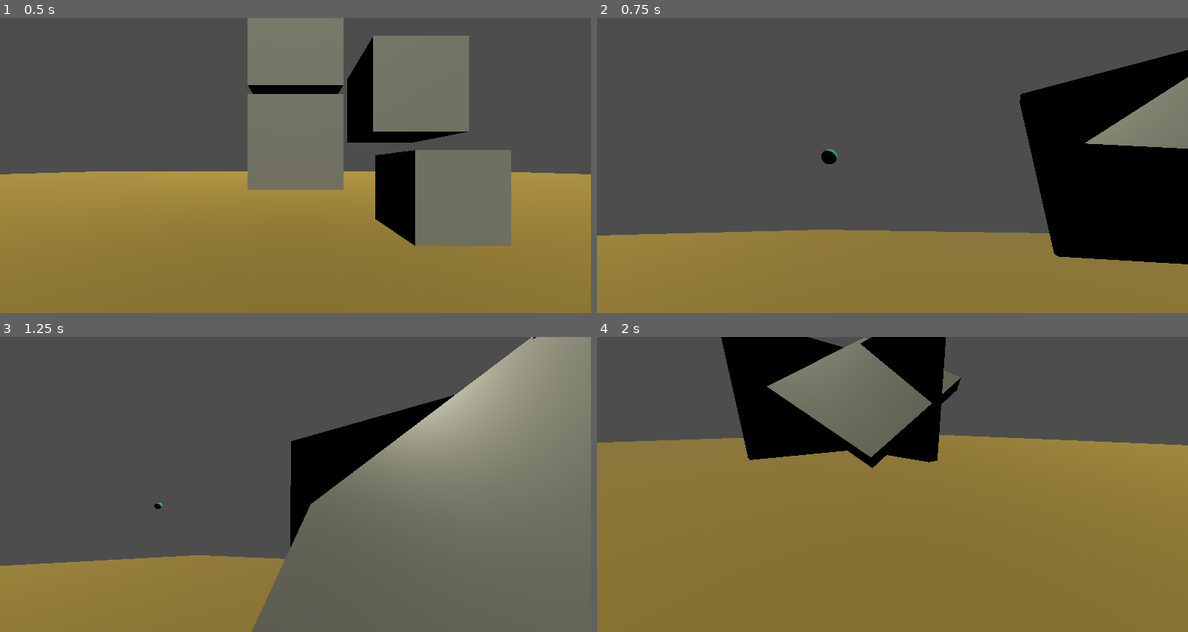
Above: before the commit, frames 1-4 (two rows, left to right).
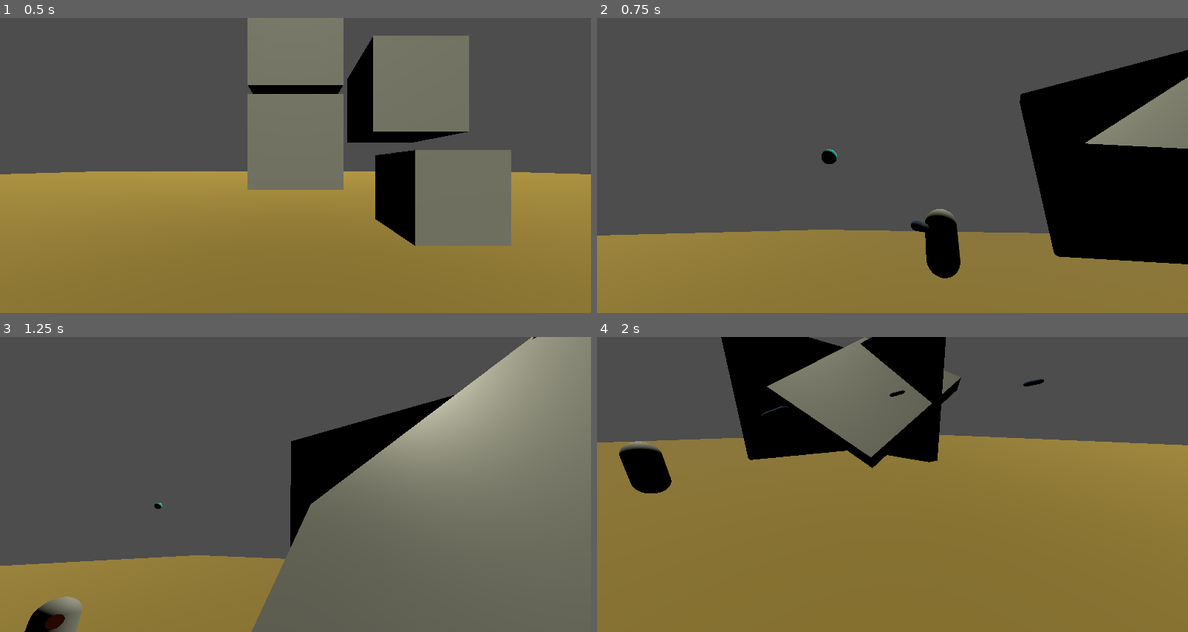
Above: after the commit, the same moments.

Repository: extract/over-fort-2
Game: Godot game, scene res://scenes/maps/local_test/local_test_map.tscn
Same seed, same stepped clock (60 frames per second), same inputs: the game is played once before the commit and once after it.
Inputs (mouse positions are in pixels of both pictures, inside the frame that each line leads up to):
- Up to frame 1 (0.5 s): no input
- Up to frame 2 (0.75 s): move the mouse to (1022, 150) at 0.52 s; hold D (right) from 0.53 s (still down); tap E (e) at 0.6 s
- Up to frame 3 (1.25 s): keep holding D (right); tap Space (jump) at 0.77 s
- Up to frame 4 (2 s): move the mouse to (774, 499) at 1.27 s; release D (right) at 1.28 s; hold S (backward) from 1.28 s (still down); tap E (e) at 1.35 s; tap Space (jump) at 1.52 s

Frame 1 is identical in both runs. In frame 2, 1.2% of the frame differs, in the area x 53-62%, y 64-89%; in frame 3, 0.9%; in frame 4, 1.2%, in the area x 3-76%, y 14-53%.

Commit message:
bullet explodes too now

Diff:
--- a/scenes/abilities/rocket_launcher/bullet.tscn
+++ b/scenes/abilities/rocket_launcher/bullet.tscn
@@ -1,7 +1,9 @@
-[gd_scene load_steps=6 format=3 uid="uid://bhpr2se8bv5ba"]
+[gd_scene load_steps=8 format=3 uid="uid://bhpr2se8bv5ba"]
 
 [ext_resource type="Script" uid="uid://dqmuhliorg0ci" path="res://scenes/abilities/rocket_launcher/rocket.gd" id="1_2cubq"]
 [ext_resource type="Script" uid="uid://lnpoiudlfafe" path="res://scripts/gameplay/hitbox.gd" id="2_kwjke"]
+[ext_resource type="AudioStream" uid="uid://0dwmi4mx1gk5" path="res://scenes/abilities/rocket_launcher/explosion1.mp3" id="3_kwjke"]
+[ext_resource type="AudioStream" uid="uid://cuxuj75g52wna" path="res://scenes/abilities/rocket_launcher/explosion2.mp3" id="4_3nlnl"]
 
 [sub_resource type="StandardMaterial3D" id="StandardMaterial3D_qkmm1"]
 albedo_color = Color(0.030918395, 0.19149937, 0.37919667, 1)
@@ -28,3 +30,14 @@
 [node name="CollisionShape3D2" type="CollisionShape3D" parent="HitBox"]
 transform = Transform3D(1, 0, 0, 0, -4.371139e-08, -1, 0, 1, -4.371139e-08, 0, 0, 0)
 shape = SubResource("CapsuleShape3D_dkv7l")
+
+[node name="AudioStreamPlayer3D" type="AudioStreamPlayer3D" parent="."]
+stream = ExtResource("3_kwjke")
+
+[node name="AudioStreamPlayer3D2" type="AudioStreamPlayer3D" parent="."]
+stream = ExtResource("4_3nlnl")
+
+[node name="Timer" type="Timer" parent="."]
+
+[connection signal="area_entered" from="HitBox" to="." method="_on_hit_box_area_entered"]
+[connection signal="body_entered" from="HitBox" to="." method="_on_hit_box_body_entered"]
--- a/scenes/abilities/rocket_launcher/rocket.gd
+++ b/scenes/abilities/rocket_launcher/rocket.gd
@@ -32,5 +32,8 @@
 	queue_free()
 
 
-func _on_hit_box_body_entered(body: Node3D) -> void:
+func _on_hit_box_body_entered(_body: Node3D) -> void:
 	explode()
+
+func _on_hit_box_area_entered(_area: Area3D) -> void:
+	explode()
--- a/scenes/abilities/rocket_launcher/rocket.tscn
+++ b/scenes/abilities/rocket_launcher/rocket.tscn
@@ -40,5 +40,6 @@
 
 [node name="Timer" type="Timer" parent="."]
 
+[connection signal="area_entered" from="HitBox" to="." method="_on_hit_box_area_entered"]
 [connection signal="body_entered" from="HitBox" to="." method="_on_hit_box_body_entered"]
 [connection signal="timeout" from="Timer" to="." method="_on_timer_timeout"]
--- a/scenes/abilities/rocket_launcher/rocket_launcher.gd
+++ b/scenes/abilities/rocket_launcher/rocket_launcher.gd
@@ -15,7 +15,7 @@
 	cooldown_left = cooldown
 	var inst: Node3D = rocket.instantiate()
 
-	inst.transform = get_parent().global_transform
+	inst.transform = get_parent_node_3d().global_transform
 	if spawnPoint != null:
 		inst.transform = spawnPoint.global_transform
 	get_node("/root").add_child(inst)
--- a/scenes/abilities/turret/turret.tscn
+++ b/scenes/abilities/turret/turret.tscn
@@ -59,7 +59,7 @@
 action_key = ""
 rocket = ExtResource("5_dysw0")
 cooldown = 0.33
-spawnPoint = NodePath("../Nozzle")
+spawnPoint = NodePath(".")
 
 [node name="Body" type="MeshInstance3D" parent="."]
 mesh = SubResource("CapsuleMesh_hweb8")
--- a/scenes/maps/local_test/local_test_map.tscn
+++ b/scenes/maps/local_test/local_test_map.tscn
@@ -1,9 +1,10 @@
-[gd_scene load_steps=5 format=3 uid="uid://dqhhnv08q6fe6"]
+[gd_scene load_steps=6 format=3 uid="uid://dqhhnv08q6fe6"]
 
 [ext_resource type="PackedScene" uid="uid://dgsrfg1p7easw" path="res://scenes/shapes/dynamic/box.tscn" id="1_2es1a"]
 [ext_resource type="PackedScene" uid="uid://hty8edbtyqdb" path="res://scenes/shapes/static/floor_100_x_100.tscn" id="2_tc2xj"]
 [ext_resource type="PackedScene" uid="uid://du0ni00nm5poi" path="res://scenes/shapes/static/floor_10x_10.tscn" id="3_v82ge"]
 [ext_resource type="PackedScene" uid="uid://ct6dcr7qtsamo" path="res://scenes/player/local_player.tscn" id="4_u1u77"]
+[ext_resource type="PackedScene" uid="uid://lr7clttuxi0j" path="res://scenes/abilities/turret/turret.tscn" id="5_tc2xj"]
 
 [node name="LocalTestMap" type="Node"]
 
@@ -47,3 +48,6 @@
 
 [node name="Floor10x11" parent="Map" instance=ExtResource("3_v82ge")]
 transform = Transform3D(-5.732056e-15, 4.371139e-08, 1, 1, 1.3113416e-07, 0, -1.3113416e-07, 1, -4.371139e-08, -9.982986, 4.9829865, 15.916735)
+
+[node name="TurretBody" parent="." instance=ExtResource("5_tc2xj")]
+transform = Transform3D(1, 0, 0, 0, 1, 0, 0, 0, 1, -1.0474072, 1.5, 8.778834)
